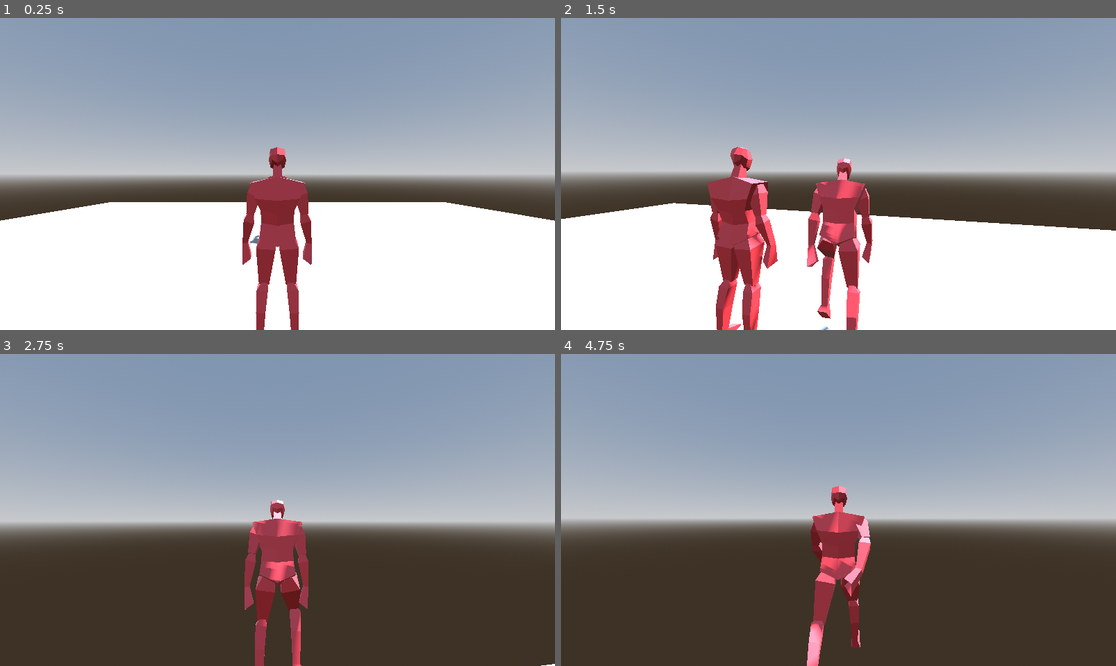
Above: before the commit, frames 1-4 (two rows, left to right).
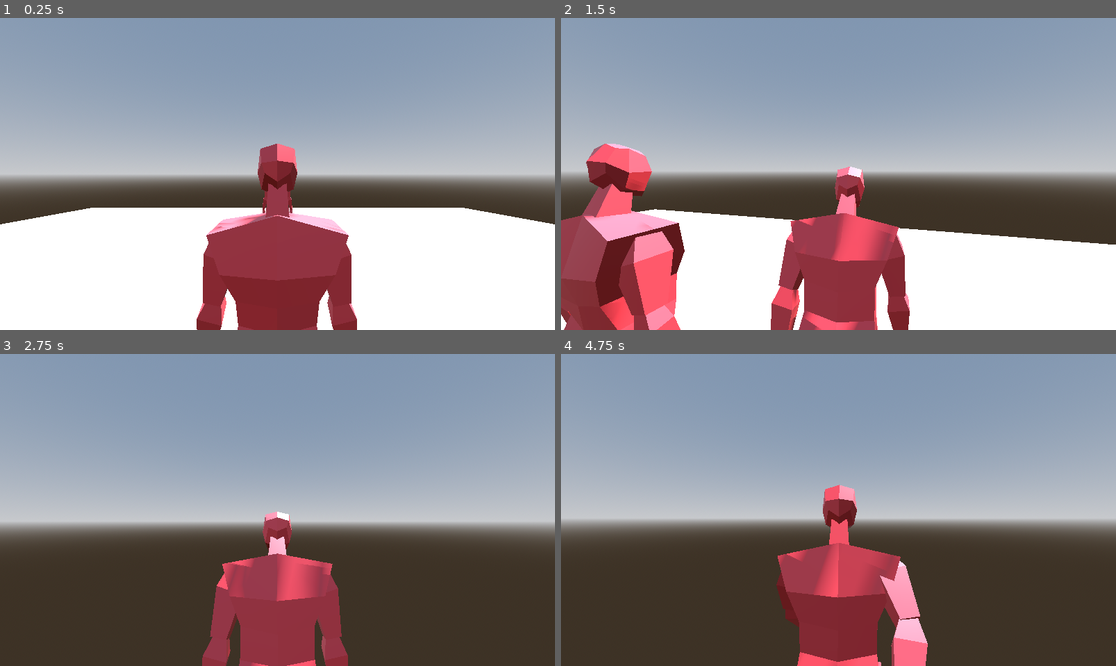
Above: after the commit, the same moments.

Repository: OhijMik/BlenderModelGodot
Game: Godot game, scene res://main_scene.tscn
Two runs of this game, one before a commit and one after it. Both use one fixed random seed, a clock stepped at 60 frames per second and the inputs below.
Inputs (mouse positions are in pixels of both pictures, inside the frame that each line leads up to):
- Up to frame 1 (0.25 s): no input
- Up to frame 2 (1.5 s): tap Enter (ui_accept) at 0.5, 0.77 s; move the mouse to (866, 174) at 0.52 s; hold W (forward) from 0.53 s (still down); move the mouse to (810, 174) at 1.27 s
- Up to frame 3 (2.75 s): keep holding W (forward); tap Enter (ui_accept) at 1.52 s; move the mouse to (288, 503) at 2.02 s
- Up to frame 4 (4.75 s): keep holding W (forward); move the mouse to (832, 516) at 2.77 s; tap Enter (ui_accept) at 3.02, 3.77, 4.52 s; move the mouse to (877, 513) at 3.52 s; move the mouse to (794, 506) at 4.27 s

The runs differ from the first frame. In frame 1, 10% of the frame differs, in the area x 0-100%, y 40-100%; in frame 2, 24%; in frame 3, 7.6%; in frame 4, 9.1%.

Commit message:
Created the enemy blend

Diff:
--- a/enemy.tscn
+++ b/enemy.tscn
@@ -611,7 +611,7 @@
 bones/0/parent = -1
 bones/0/rest = Transform3D(1, 0, 0, 0, 0.998999, 0.0447266, 0, -0.0447266, 0.998999, 0, 0, 0)
 bones/0/enabled = true
-bones/0/position = Vector3(0, -0.0126226, 2.66596e-11)
+bones/0/position = Vector3(0, -0.007506, 8.14887e-12)
 bones/0/rotation = Quaternion(-0.0223689, 0, 0, 0.99975)
 bones/0/scale = Vector3(1, 1, 1)
 bones/1/name = "head"
@@ -626,7 +626,7 @@
 bones/2/rest = Transform3D(-0.903399, 0.428792, 0.00259956, -0.428371, -0.902208, -0.0501899, -0.0191757, -0.0464551, 0.998736, 0.201485, 0.502309, -0.00415772)
 bones/2/enabled = true
 bones/2/position = Vector3(0.201485, 0.502309, -0.00415772)
-bones/2/rotation = Quaternion(-0.00276058, -0.0251355, 0.989431, -0.14278)
+bones/2/rotation = Quaternion(-0.00249706, -0.025183, 0.991301, -0.129158)
 bones/2/scale = Vector3(1, 1, 1)
 bones/3/name = "lowerarm.l"
 bones/3/parent = 2
@@ -640,28 +640,28 @@
 bones/4/rest = Transform3D(-0.996951, 0.0781542, -0.00117562, -0.0780859, -0.996505, -0.0296715, -0.0034905, -0.0294889, 0.999561, 0.101943, 0.0141639, -0.0217959)
 bones/4/enabled = true
 bones/4/position = Vector3(0.101943, 0.0141639, -0.0217959)
-bones/4/rotation = Quaternion(-0.000343188, 0.045548, 0.997718, -0.0498443)
+bones/4/rotation = Quaternion(0.000309055, 0.0274428, 0.998535, -0.0466341)
 bones/4/scale = Vector3(1.00003, 1, 1)
 bones/5/name = "lowerleg.l"
 bones/5/parent = 4
 bones/5/rest = Transform3D(0.99983, 0.0183465, 0.00177651, -0.0184302, 0.993605, 0.111395, 0.000278552, -0.111409, 0.993775, -7.66781e-09, 0.445087, 3.49246e-10)
 bones/5/enabled = true
 bones/5/position = Vector3(-7.66781e-09, 0.445087, 3.49246e-10)
-bones/5/rotation = Quaternion(-0.170792, 0.000369969, -0.0281918, 0.984904)
+bones/5/rotation = Quaternion(-0.136355, 0.000372064, -0.0225073, 0.990404)
 bones/5/scale = Vector3(1, 1, 1)
 bones/6/name = "foot.l"
 bones/6/parent = 5
 bones/6/rest = Transform3D(0.999094, 0.0185303, -0.0383207, -0.0423671, 0.346028, -0.937267, -0.00410776, 0.938041, 0.3465, 1.85021e-08, 0.488115, -1.60071e-08)
 bones/6/enabled = true
 bones/6/position = Vector3(1.85021e-08, 0.488115, -1.60071e-08)
-bones/6/rotation = Quaternion(0.616104, -0.00137974, -0.0136786, 0.787545)
+bones/6/rotation = Quaternion(0.602844, -0.00333054, -0.0155776, 0.7977)
 bones/6/scale = Vector3(1.00001, 1, 0.999999)
 bones/7/name = "upperarm.r"
 bones/7/parent = 0
 bones/7/rest = Transform3D(-0.903399, -0.428792, -0.00259956, 0.428371, -0.902208, -0.0501899, 0.0191757, -0.0464551, 0.998736, -0.201485, 0.502309, -0.00415772)
 bones/7/enabled = true
 bones/7/position = Vector3(-0.201485, 0.502309, -0.00415772)
-bones/7/rotation = Quaternion(0.00256597, -0.0251711, 0.990831, 0.13272)
+bones/7/rotation = Quaternion(0.00233702, -0.0252095, 0.992344, 0.120885)
 bones/7/scale = Vector3(1, 1, 1)
 bones/8/name = "lowerarm.r"
 bones/8/parent = 7
@@ -675,21 +675,21 @@
 bones/9/rest = Transform3D(-0.996951, -0.0781542, 0.00117562, 0.0780859, -0.996505, -0.0296715, 0.0034905, -0.0294889, 0.999561, -0.101943, 0.0141639, -0.0217959)
 bones/9/enabled = true
 bones/9/position = Vector3(-0.101943, 0.0141639, -0.0217959)
-bones/9/rotation = Quaternion(0.000343204, 0.045548, 0.997718, 0.0498443)
+bones/9/rotation = Quaternion(-0.000309039, 0.0274428, 0.998535, 0.046634)
 bones/9/scale = Vector3(1.00003, 1, 1)
 bones/10/name = "lowerleg.r"
 bones/10/parent = 9
 bones/10/rest = Transform3D(0.99983, -0.0183465, -0.00177651, 0.0184302, 0.993605, 0.111395, -0.000278552, -0.111409, 0.993775, 7.66781e-09, 0.445087, 3.49246e-10)
 bones/10/enabled = true
 bones/10/position = Vector3(7.66781e-09, 0.445087, 3.49246e-10)
-bones/10/rotation = Quaternion(-0.170792, -0.00036997, 0.0281918, 0.984904)
+bones/10/rotation = Quaternion(-0.136355, -0.000372064, 0.0225073, 0.990404)
 bones/10/scale = Vector3(1, 1, 1)
 bones/11/name = "foot.r"
 bones/11/parent = 10
 bones/11/rest = Transform3D(0.999094, -0.0185303, 0.0383207, 0.0423671, 0.346028, -0.937267, 0.00410776, 0.938041, 0.3465, -1.85021e-08, 0.488115, -1.60071e-08)
 bones/11/enabled = true
 bones/11/position = Vector3(-1.85021e-08, 0.488115, -1.60071e-08)
-bones/11/rotation = Quaternion(0.616104, 0.00137975, 0.0136786, 0.787545)
+bones/11/rotation = Quaternion(0.602844, 0.00333056, 0.0155776, 0.7977)
 bones/11/scale = Vector3(1.00001, 1, 0.999999)
 bones/12/name = "neutral_bone"
 bones/12/parent = -1
--- a/player.tscn
+++ b/player.tscn
@@ -611,7 +611,7 @@
 bones/0/parent = -1
 bones/0/rest = Transform3D(1, 0, 0, 0, 0.998999, 0.0447266, 0, -0.0447266, 0.998999, 0, 0, 0)
 bones/0/enabled = true
-bones/0/position = Vector3(0, -0.0153531, -1.61952e-11)
+bones/0/position = Vector3(0, -0.0185188, 5.02562e-11)
 bones/0/rotation = Quaternion(-0.0223689, 0, 0, 0.99975)
 bones/0/scale = Vector3(1, 1, 1)
 bones/1/name = "head"
@@ -626,7 +626,7 @@
 bones/2/rest = Transform3D(-0.903399, 0.428792, 0.00259956, -0.428371, -0.902208, -0.0501899, -0.0191757, -0.0464551, 0.998736, 0.201485, 0.502309, -0.00415772)
 bones/2/enabled = true
 bones/2/position = Vector3(0.201485, 0.502309, -0.00415772)
-bones/2/rotation = Quaternion(-0.0029008, -0.0251083, 0.988359, -0.150028)
+bones/2/rotation = Quaternion(-0.00310787, -0.0250655, 0.986675, -0.160731)
 bones/2/scale = Vector3(1, 1, 1)
 bones/3/name = "lowerarm.l"
 bones/3/parent = 2
@@ -640,28 +640,28 @@
 bones/4/rest = Transform3D(-0.996951, 0.0781542, -0.00117562, -0.0780859, -0.996505, -0.0296715, -0.0034905, -0.0294889, 0.999561, 0.101943, 0.0141639, -0.0217959)
 bones/4/enabled = true
 bones/4/position = Vector3(0.101943, 0.0141639, -0.0217959)
-bones/4/rotation = Quaternion(-0.000633419, 0.053773, 0.997234, -0.0513185)
+bones/4/rotation = Quaternion(-0.00101956, 0.0648537, 0.996469, -0.0533191)
 bones/4/scale = Vector3(1.00003, 1, 1)
 bones/5/name = "lowerleg.l"
 bones/5/parent = 4
 bones/5/rest = Transform3D(0.99983, 0.0183465, 0.00177651, -0.0184302, 0.993605, 0.111395, 0.000278552, -0.111409, 0.993775, -7.66781e-09, 0.445087, 3.49246e-10)
 bones/5/enabled = true
 bones/5/position = Vector3(-7.66781e-09, 0.445087, 3.49246e-10)
-bones/5/rotation = Quaternion(-0.186392, 0.000368859, -0.0307666, 0.981994)
+bones/5/rotation = Quaternion(-0.208737, 0.000367092, -0.0344549, 0.977365)
 bones/5/scale = Vector3(1, 1, 1)
 bones/6/name = "foot.l"
 bones/6/parent = 5
 bones/6/rest = Transform3D(0.999094, 0.0185303, -0.0383207, -0.0423671, 0.346028, -0.937267, -0.00410776, 0.938041, 0.3465, 1.85021e-08, 0.488115, -1.60071e-08)
 bones/6/enabled = true
 bones/6/position = Vector3(1.85021e-08, 0.488115, -1.60071e-08)
-bones/6/rotation = Quaternion(0.622082, -0.000486522, -0.0128332, 0.782847)
+bones/6/rotation = Quaternion(0.63009, 0.000723897, -0.0117102, 0.776433)
 bones/6/scale = Vector3(1.00001, 1, 0.999999)
 bones/7/name = "upperarm.r"
 bones/7/parent = 0
 bones/7/rest = Transform3D(-0.903399, -0.428792, -0.00259956, 0.428371, -0.902208, -0.0501899, 0.0191757, -0.0464551, 0.998736, -0.201485, 0.502309, -0.00415772)
 bones/7/enabled = true
 bones/7/position = Vector3(-0.201485, 0.502309, -0.00415772)
-bones/7/rotation = Quaternion(0.00268764, -0.0251492, 0.989968, 0.139009)
+bones/7/rotation = Quaternion(0.0028767, -0.025113, 0.988547, 0.148783)
 bones/7/scale = Vector3(1, 1, 1)
 bones/8/name = "lowerarm.r"
 bones/8/parent = 7
@@ -675,21 +675,21 @@
 bones/9/rest = Transform3D(-0.996951, -0.0781542, 0.00117562, 0.0780859, -0.996505, -0.0296715, 0.0034905, -0.0294889, 0.999561, -0.101943, 0.0141639, -0.0217959)
 bones/9/enabled = true
 bones/9/position = Vector3(-0.101943, 0.0141639, -0.0217959)
-bones/9/rotation = Quaternion(0.000633435, 0.053773, 0.997234, 0.0513184)
+bones/9/rotation = Quaternion(0.00101957, 0.0648537, 0.996469, 0.0533191)
 bones/9/scale = Vector3(1.00003, 1, 1)
 bones/10/name = "lowerleg.r"
 bones/10/parent = 9
 bones/10/rest = Transform3D(0.99983, -0.0183465, -0.00177651, 0.0184302, 0.993605, 0.111395, -0.000278552, -0.111409, 0.993775, 7.66781e-09, 0.445087, 3.49246e-10)
 bones/10/enabled = true
 bones/10/position = Vector3(7.66781e-09, 0.445087, 3.49246e-10)
-bones/10/rotation = Quaternion(-0.186392, -0.00036886, 0.0307666, 0.981994)
+bones/10/rotation = Quaternion(-0.208737, -0.000367092, 0.0344549, 0.977365)
 bones/10/scale = Vector3(1, 1, 1)
 bones/11/name = "foot.r"
 bones/11/parent = 10
 bones/11/rest = Transform3D(0.999094, -0.0185303, 0.0383207, 0.0423671, 0.346028, -0.937267, 0.00410776, 0.938041, 0.3465, -1.85021e-08, 0.488115, -1.60071e-08)
 bones/11/enabled = true
 bones/11/position = Vector3(-1.85021e-08, 0.488115, -1.60071e-08)
-bones/11/rotation = Quaternion(0.622082, 0.000486538, 0.0128332, 0.782847)
+bones/11/rotation = Quaternion(0.63009, -0.000723882, 0.0117102, 0.776433)
 bones/11/scale = Vector3(1.00001, 1, 0.999999)
 bones/12/name = "neutral_bone"
 bones/12/parent = -1
@@ -715,8 +715,7 @@
 [node name="SpringArmPivot" type="Node3D" parent="."]
 
 [node name="SpringArm3D" type="SpringArm3D" parent="SpringArmPivot"]
-transform = Transform3D(1, 0, 0, 0, 1, 0, 0, 0, 1, 0, 1.65038, 0)
-spring_length = 2.0
+transform = Transform3D(1, 0, 0, 0, 1, 0, 0, 0, 1, 0, 1.78466, -0.123173)
 
 [node name="Camera3D" type="Camera3D" parent="SpringArmPivot/SpringArm3D"]
 
Not shown, changed: enemy_model.blend.import
Not shown, added: player_model.blend.import
Binary file added: player_model.glb
Not shown, added: enemy_model.blend
Not shown, added: enemy_model.blend1
Not shown, added: player_model.blend
Not shown, added: player_model.blend1
